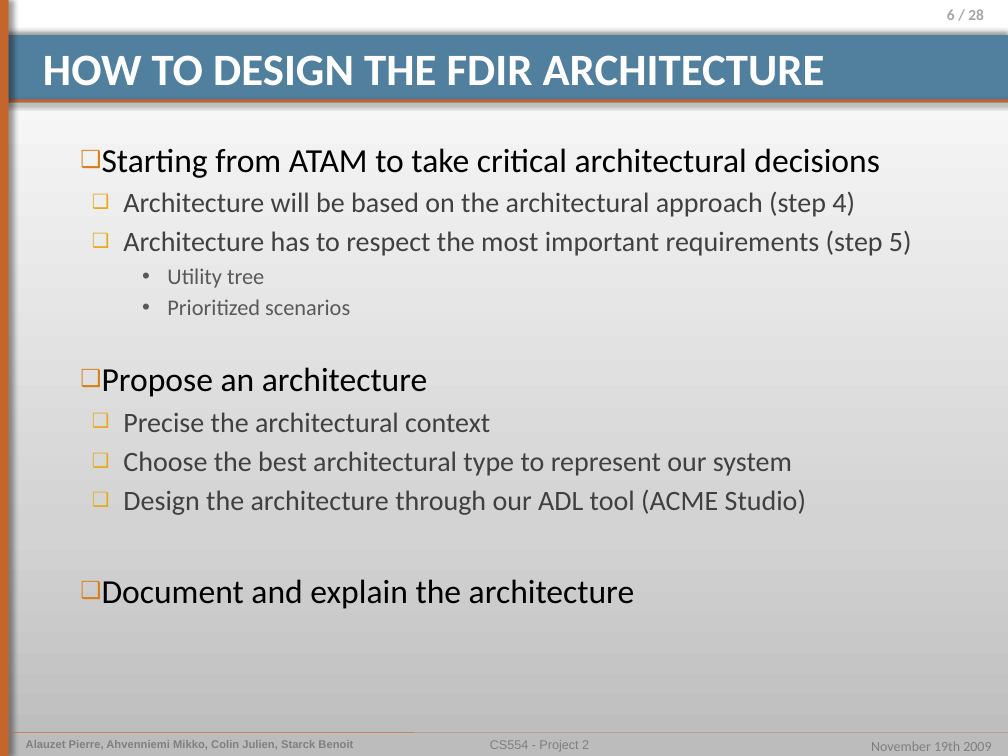
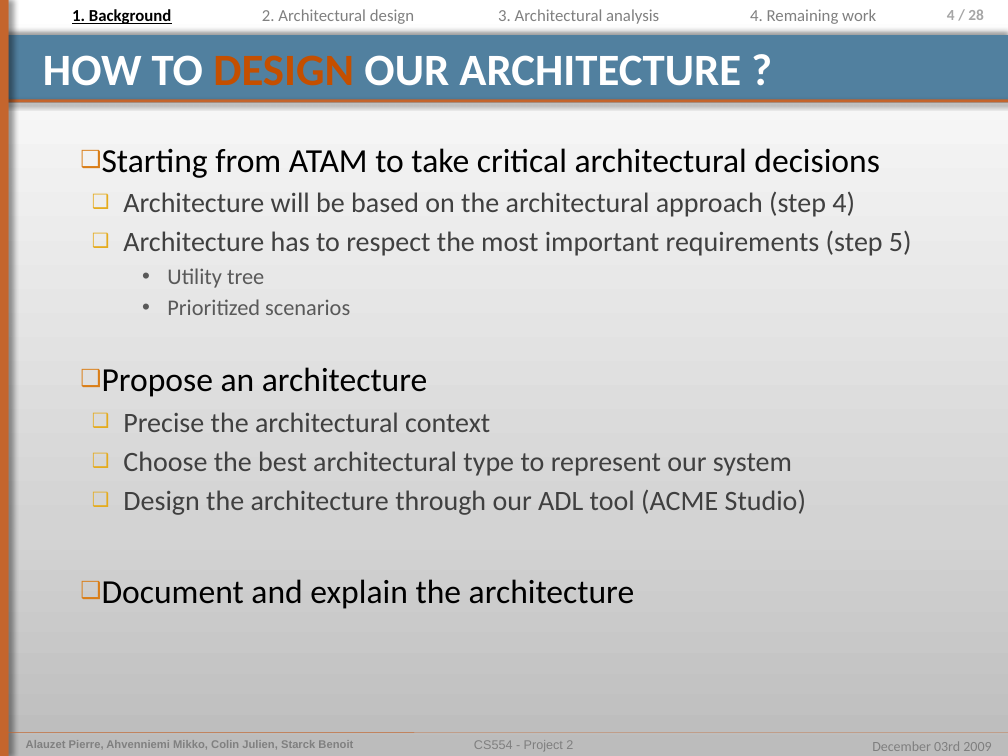
Before and after one commit to pierrealauzet/euroteam, a slide deck: slide 4 of Project 2/Part3/CS554_EuroTeam_Project2_OP6.pptx (slide 6 before the commit). Drawn at 1008x756 pixels with LibreOffice and Linux fonts; fonts in the diff are those of the drawing. Boxes give left, top, right and bottom in pixels: in the first picture for what was removed or moved away, otherwise in the second. Text is boxed around its words. In the diff, an @@ line names an element or a change of style, - is before the commit and + after.

```diff
--- a/Project 2/Part3/CS554_EuroTeam_Project2_OP6.pptx
+++ b/Project 2/Part3/CS554_EuroTeam_Project2_OP6.pptx
@@ text added at (x1=72, y1=9, x2=171, y2=24), 12 pt, text #000000, bold, underline @@
+1. Background
@@ text added at (x1=262, y1=9, x2=414, y2=24), 12 pt, text #808080 @@
+2. Architectural design
@@ text added at (x1=498, y1=9, x2=659, y2=24), 12 pt, text #808080 @@
+3. Architectural analysis
@@ text added at (x1=750, y1=9, x2=876, y2=24), 12 pt, text #808080 @@
+4. Remaining work
@@ page number at (x1=947, y1=9, x2=984, y2=20): text changed @@
-6 / 28
+4 / 28
@@ title at (x1=43, y1=55, x2=741, y2=86): text changed @@
-HOW TO DESIGN THE FDIR ARCHITECTURE
+HOW TO DESIGN OUR ARCHITECTURE ?
@@ text "CS554 - Project 2" moved from (x1=490, y1=740, x2=589, y2=751) to (x1=474, y1=740, x2=573, y2=751) @@
@@ text at (x1=872, y1=741, x2=991, y2=751): text changed @@
-November 19th 2009
+December 03rd 2009
```
Also in this commit, not shown: 14 other slides changed, 9 slides added, 2 slides removed, 1 other file.
